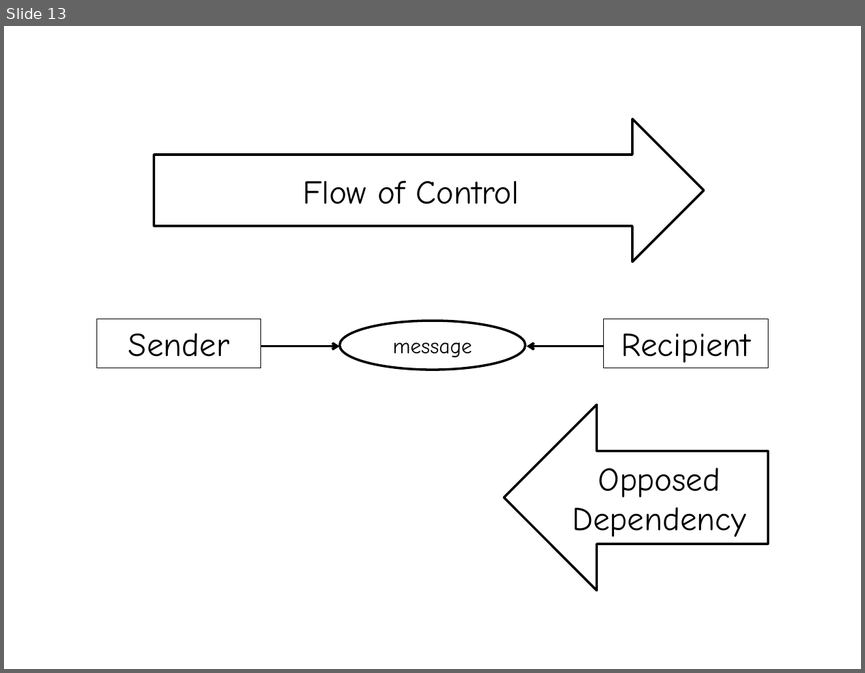
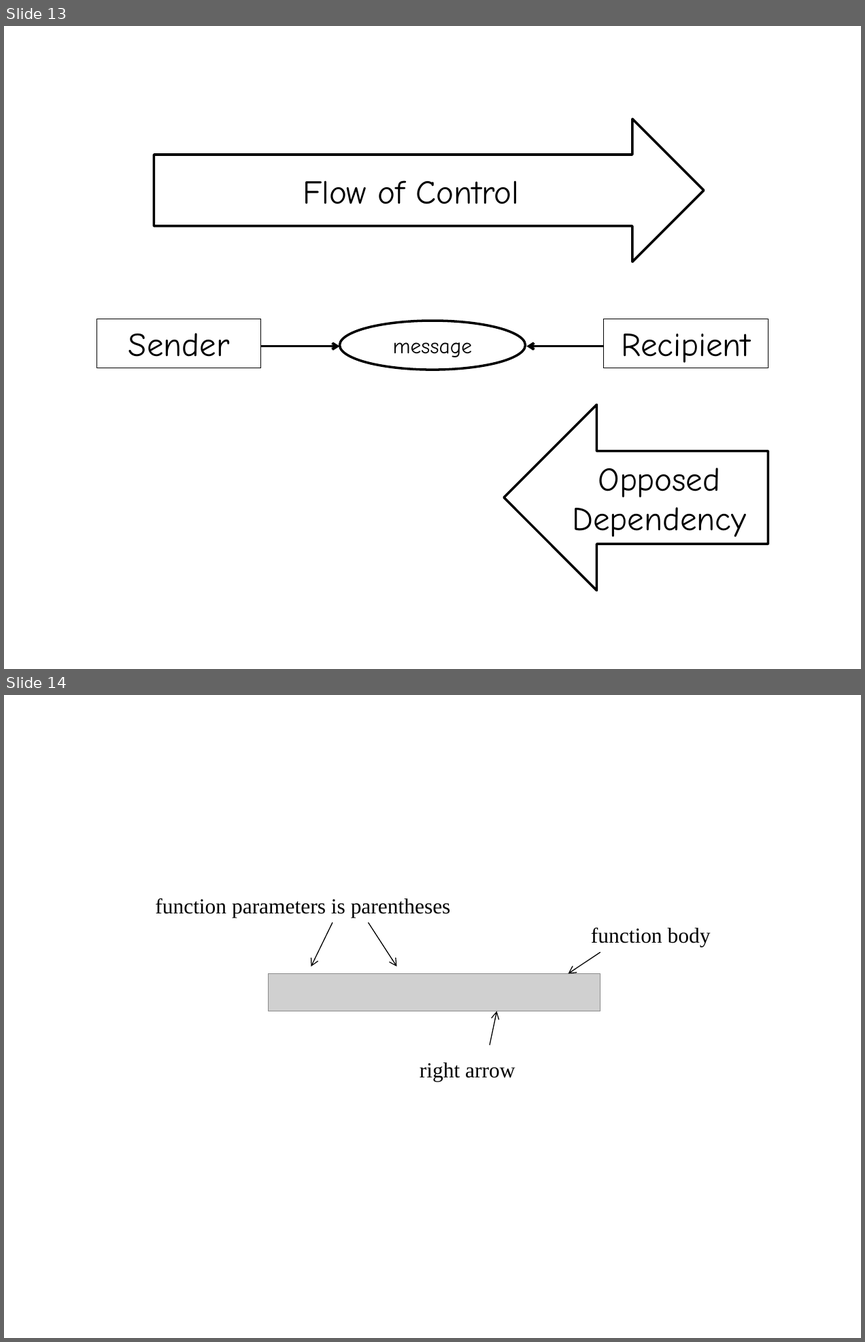
Before and after one commit to agilesteel/Papers, a slide deck: ScalaLecture/source/resources/Graphics.pptx. Shown one above the other, each under a label of ours: slide 13 before the commit, slides 13 and 14 after it. The pictures are 865x673 and 865x1342 pixels, drawn with LibreOffice and Linux fonts; fonts in the diff are those of the drawing; grey boxes stand for pictures. Boxes give left, top, right and bottom in pixels: in the first picture for what was removed or moved away, otherwise in the second. Text is boxed around its words. In the diff, an @@ line names an element or a change of style, - is before the commit and + after.

```diff
--- a/ScalaLecture/source/resources/Graphics.pptx
+++ b/ScalaLecture/source/resources/Graphics.pptx
@@ slide 14 added at [4,695,861,1338], background #FFFFFF @@
@@ text added at [155,898,451,917], 18 pt, text #000000 @@
+function parameters is parentheses
@@ arrow added from (332, 922) to (311, 966), #000000 0.75 pt @@
@@ arrow added from (368, 922) to (396, 966), #000000 0.75 pt @@
@@ text added at [591,928,711,947], 18 pt, text #000000 @@
+function body
@@ arrow added from (600, 952) to (568, 974), #000000 0.75 pt @@
@@ picture added at [268,974,600,1011] @@
@@ arrow added from (490, 1045) to (496, 1011), #000000 0.75 pt @@
@@ text added at [419,1062,515,1082], 18 pt, text #000000 @@
+right arrow
```
Also in this commit, not shown: 6 other files.
